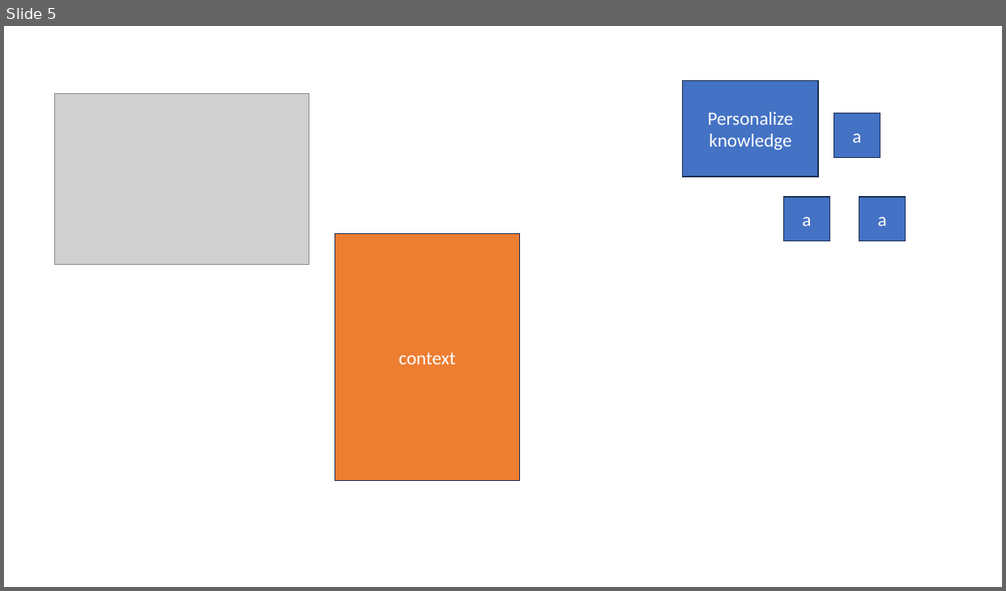
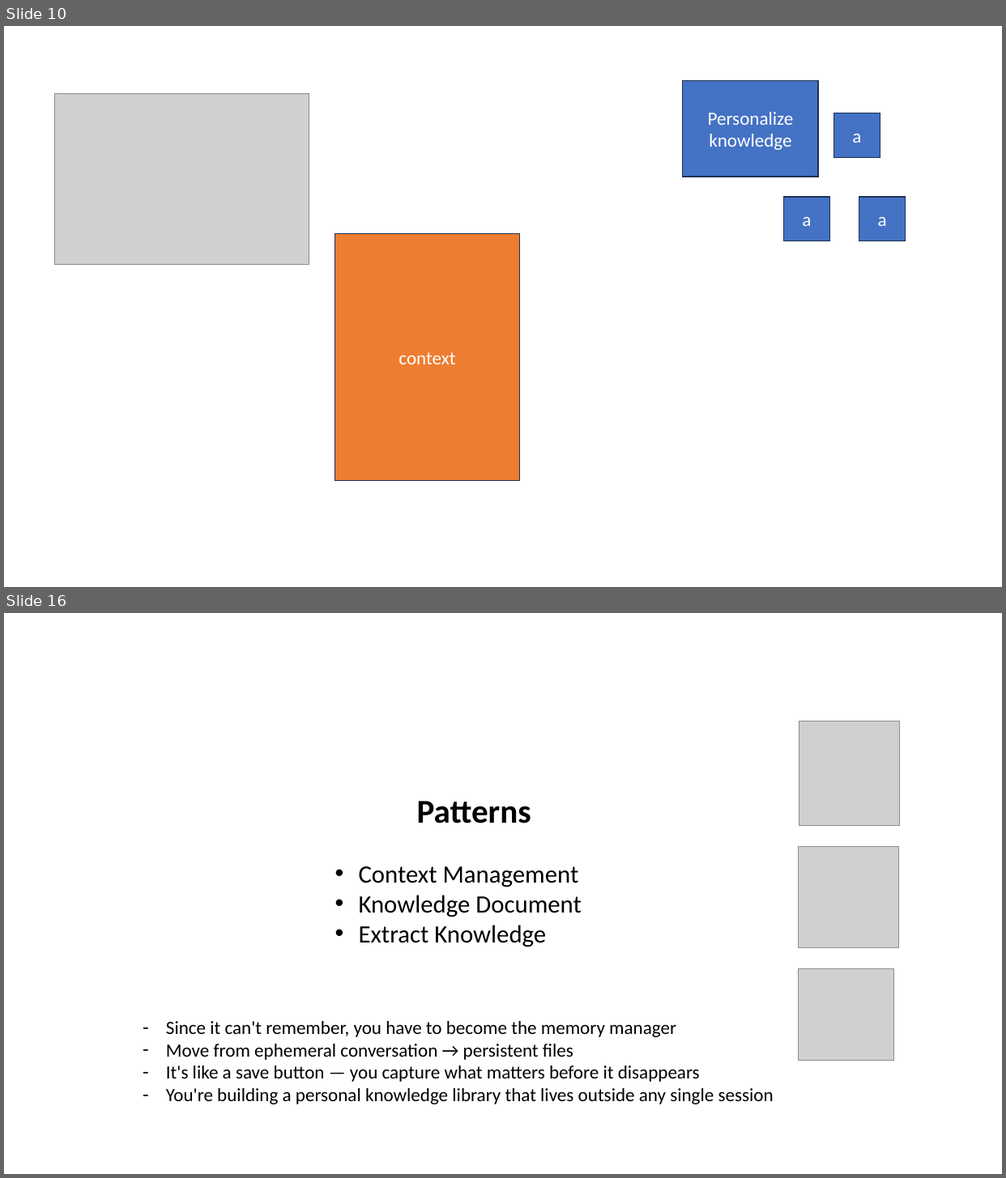
Before and after one commit to lexler/Talks, a slide deck: Slides/Core Patterns for Coding with AI.pptx. Shown one above the other, each under a label of ours: slide 5 before the commit, slides 10 and 16 after it; the slides between them are not shown. The pictures are 1006x591 and 1006x1178 pixels, drawn with LibreOffice and Linux fonts; fonts in the diff are those of the drawing; grey boxes stand for pictures. Boxes give left, top, right and bottom in pixels: in the first picture for what was removed or moved away, otherwise in the second. Text is boxed around its words. In the diff, an @@ line names an element or a change of style, - is before the commit and + after.

```diff
--- a/Slides/Core Patterns for Coding with AI.pptx
+++ b/Slides/Core Patterns for Coding with AI.pptx
@@ slide 16 added at (4, 613, 1002, 1174), background #FFFFFF @@
@@ picture added at (799, 722, 899, 825) @@
@@ text added at (417, 801, 531, 824), 32 pt, text #000000, bold @@
+Patterns
@@ picture added at (799, 846, 899, 948) @@
@@ text added at (359, 867, 581, 948), 24 pt, text #000000 @@
+• Context Management
+• Knowledge Document
+• Extract Knowledge
@@ picture added at (799, 969, 894, 1061) @@
@@ text added at (166, 1021, 774, 1105), 18 pt, text #000000 @@
+– Since it can't remember, you have to become the memory manager
+– Move from ephemeral conversation → persistent files
+– It's like a save button — you capture what matters before it disappears
+– You're building a personal knowledge library that lives outside any single session
@@ what was slide 5 is now slide 10 @@
```
Also in this commit, not shown: 2 slides changed, 29 other slides added, 2 slides removed.
